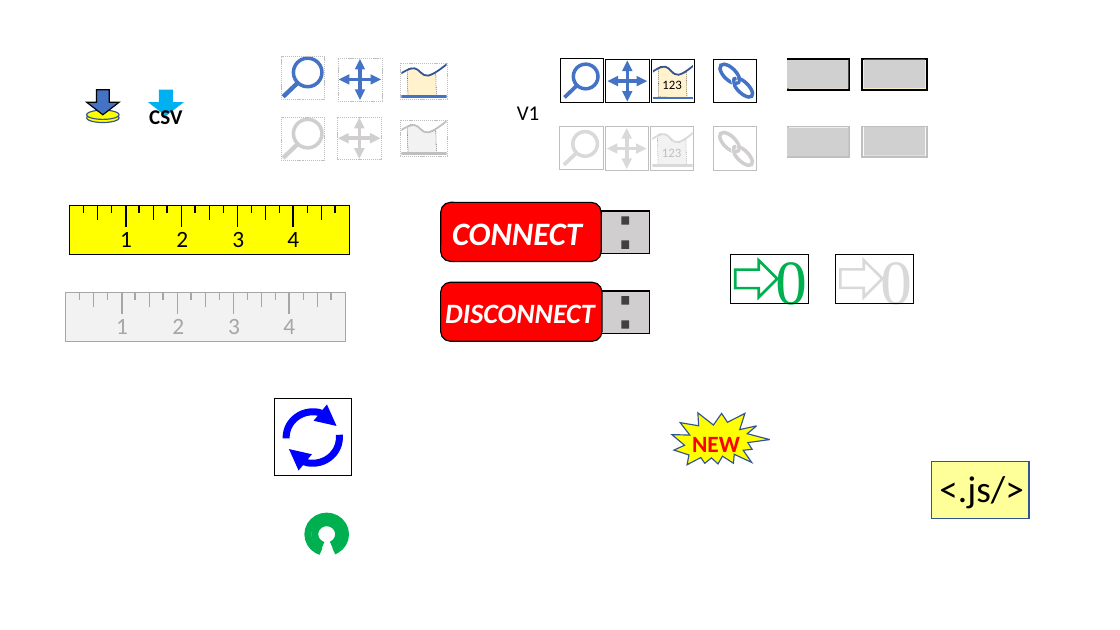
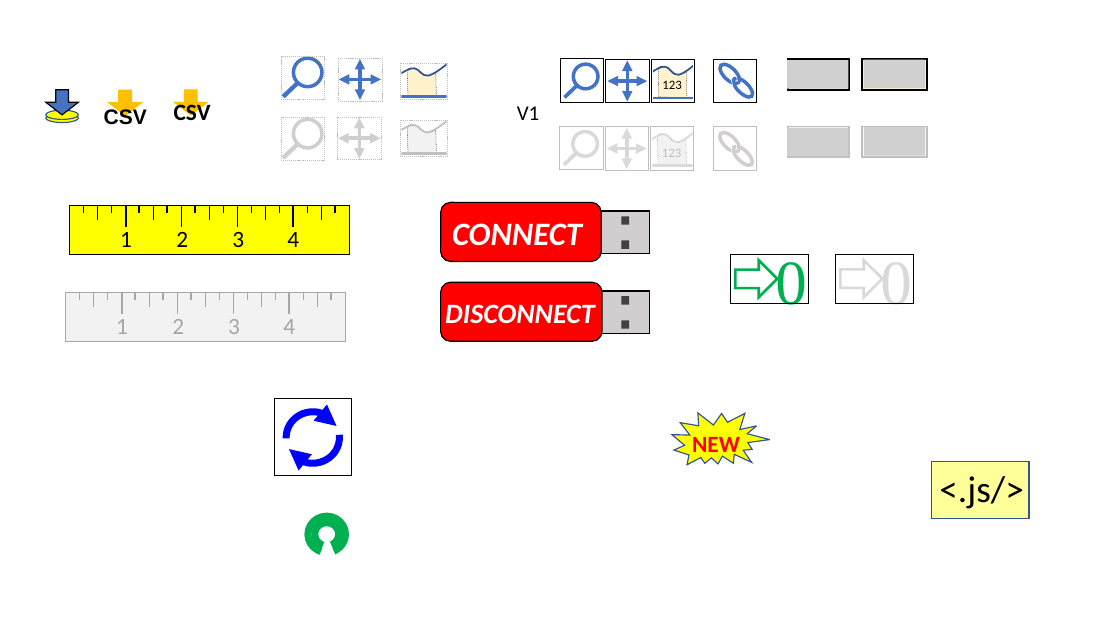
Before and after one commit to matsselen/IOLabWeb, a slide deck: slide 1 of images/IOLabWebImages.pptx. Drawn at 1120x630 pixels with LibreOffice and Linux fonts; fonts in the diff are those of the drawing; grey boxes stand for pictures. Boxes give left, top, right and bottom in pixels: in the first picture for what was removed or moved away, otherwise in the second. Text is boxed around its words. In the diff, an @@ line names an element or a change of style, - is before the commit and + after.

```diff
--- a/images/IOLabWebImages.pptx
+++ b/images/IOLabWebImages.pptx
@@ text "CSV" moved from (x1=149, y1=107, x2=182, y2=124) to (x1=104, y1=108, x2=147, y2=125) @@
@@ text "CSV" at (x1=104, y1=108, x2=147, y2=125): font Calibri to Arial @@
@@ 2 ellipses, 2 down arrows moved together from (x1=87, y1=90, x2=182, y2=123) to (x1=46, y1=90, x2=142, y2=123) @@
@@ down arrow at (x1=109, y1=90, x2=142, y2=115): fill #00B0F0 to #FFC000; outline #00B0F0 1 pt to #FFC000 1 pt @@
@@ text added at (x1=174, y1=100, x2=211, y2=120), 20 pt, text #000000, bold @@
+CSV
@@ down arrow added at (x1=175, y1=90, x2=208, y2=115), fill #FFC000, outline #FFC000 1 pt @@
```
Also in this commit, not shown: 4 other files.
